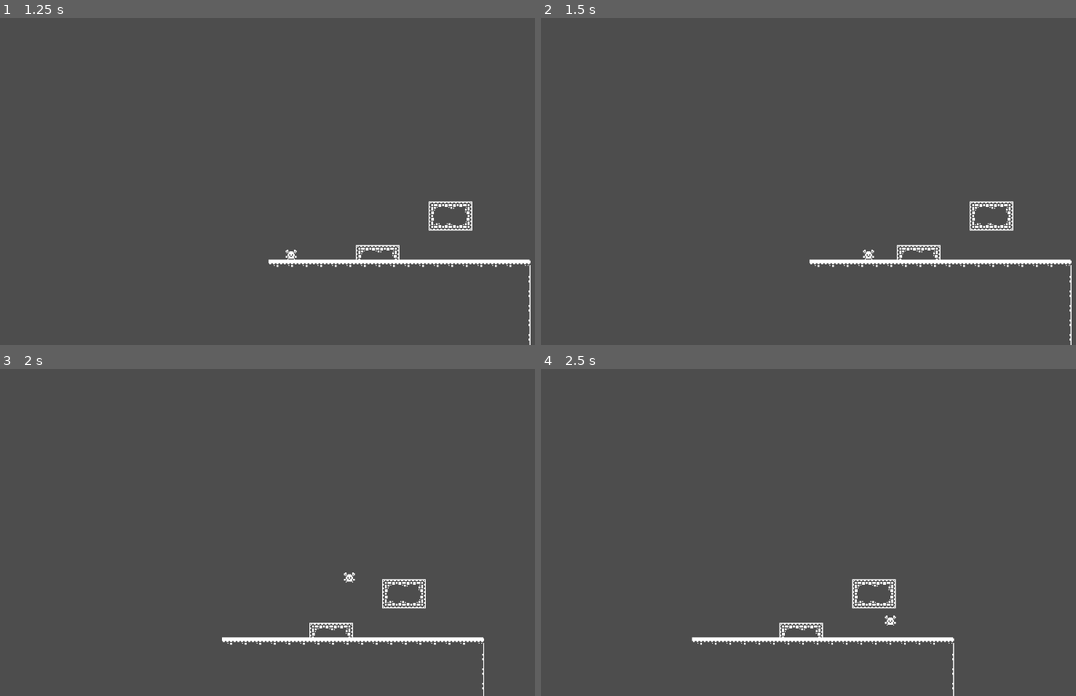
Above: before the commit, frames 1-4 (two rows, left to right).
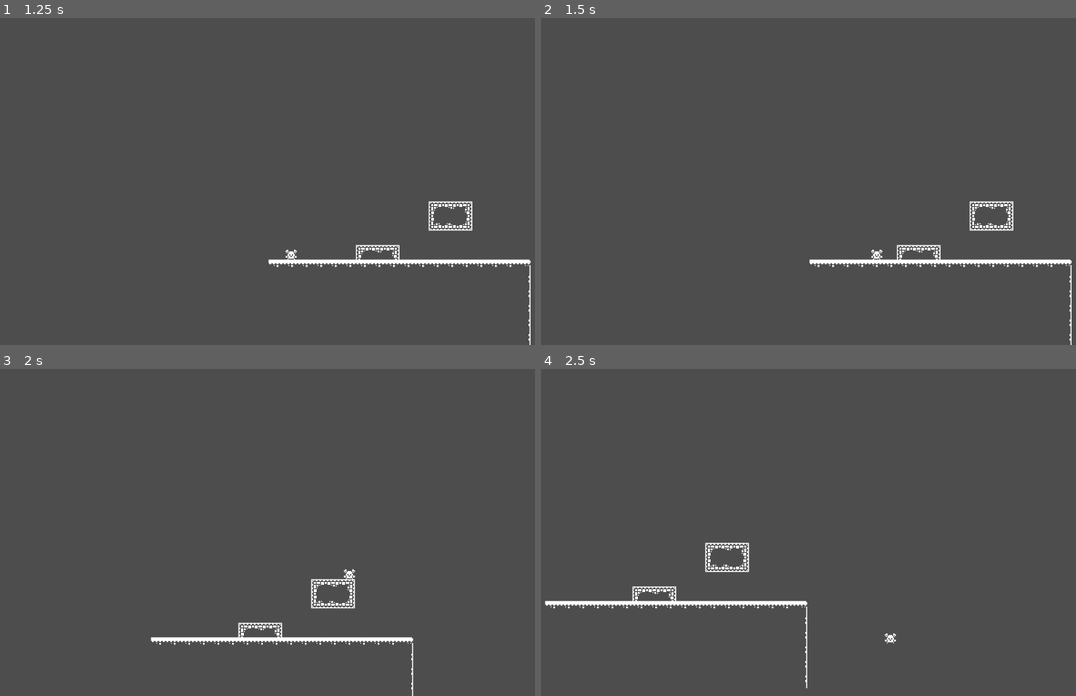
Above: after the commit, the same moments.

Repository: Allophycocyanin/GoodeMovement
Game: Godot game, scene res://main_menu.tscn
The game is run twice, just before and just after one commit, with the same random seed, the same clock (stepped at 60 frames per second) and the same inputs.
Inputs:
- Up to frame 1 (1.25 s): click "Start" at 0.5 s
- Up to frame 2 (1.5 s): tap Enter at 1.25 s; hold D (move_right) from 1.28 s (still down); tap Shift (sprint) at 1.35 s
- Up to frame 3 (2 s): keep holding D (move_right); tap Space (jump) at 1.52 s
- Up to frame 4 (2.5 s): keep holding D (move_right); tap Shift (sprint) at 2.1 s; tap Space (jump) at 2.27 s

Frame 1 is identical in both runs. In frame 2, less than 0.1% of the frame differs, in the area x 60-64%, y 70-74%; in frame 3, 1.6%; in frame 4, 2.6%, in the area x 0-78%, y 53-100%.

Commit message:
Update player.gd
Implemented Acceleration

Diff:
--- a/player.gd
+++ b/player.gd
@@ -3,6 +3,8 @@
 const JUMP_VELOCITY = -350.0
 const WALK = 150
 const RUN = 300
+const ACCELERATION = 30
+var SPEED = 0
 
 # Get the gravity from the project settings to be synced with RigidBody nodes.
 var gravity = ProjectSettings.get_setting("physics/2d/default_gravity")
@@ -28,8 +30,12 @@
 		sprinting = false
 
 	if sprinting:
-		velocity.x = direction * RUN
+		if(SPEED <= RUN):
+			SPEED += ACCELERATION
+		velocity.x = direction * SPEED
 	else:
-		velocity.x = direction * WALK
+		if(SPEED <= WALK):
+			SPEED += ACCELERATION
+		velocity.x = direction * SPEED
 
 	move_and_slide()
